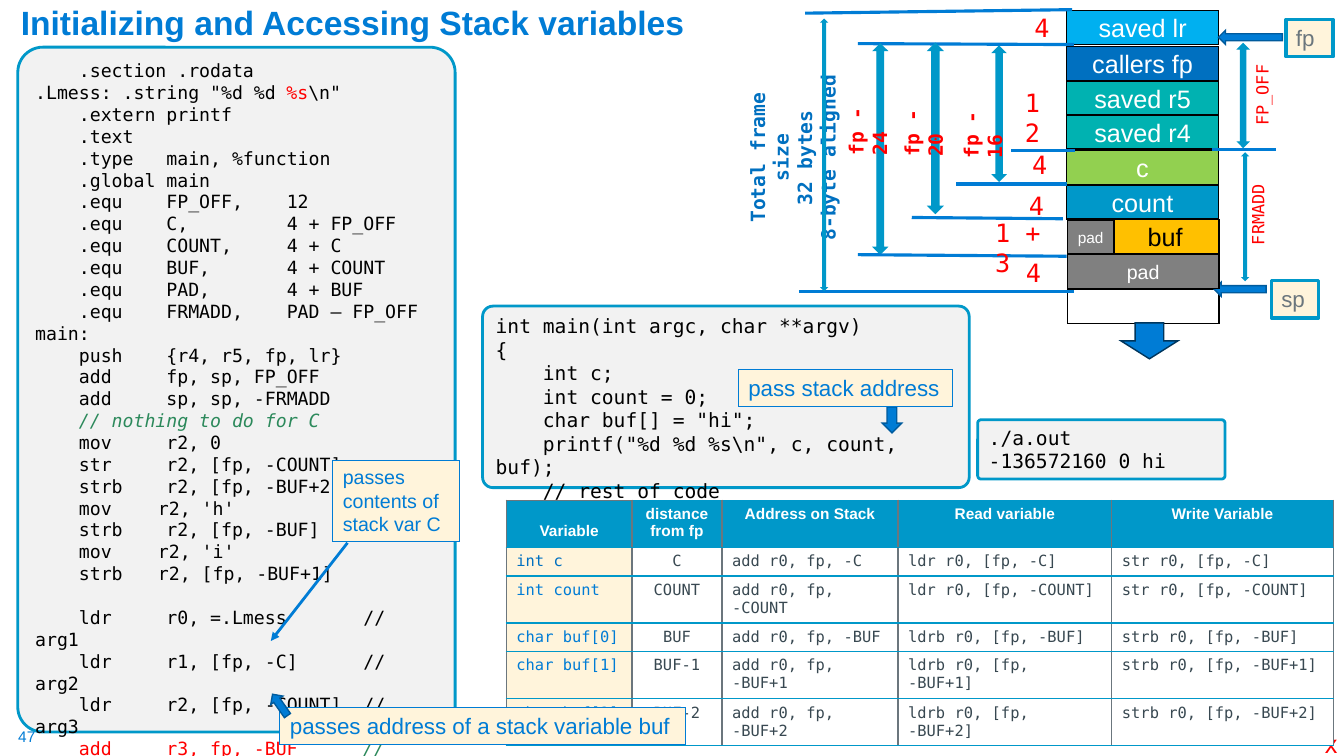
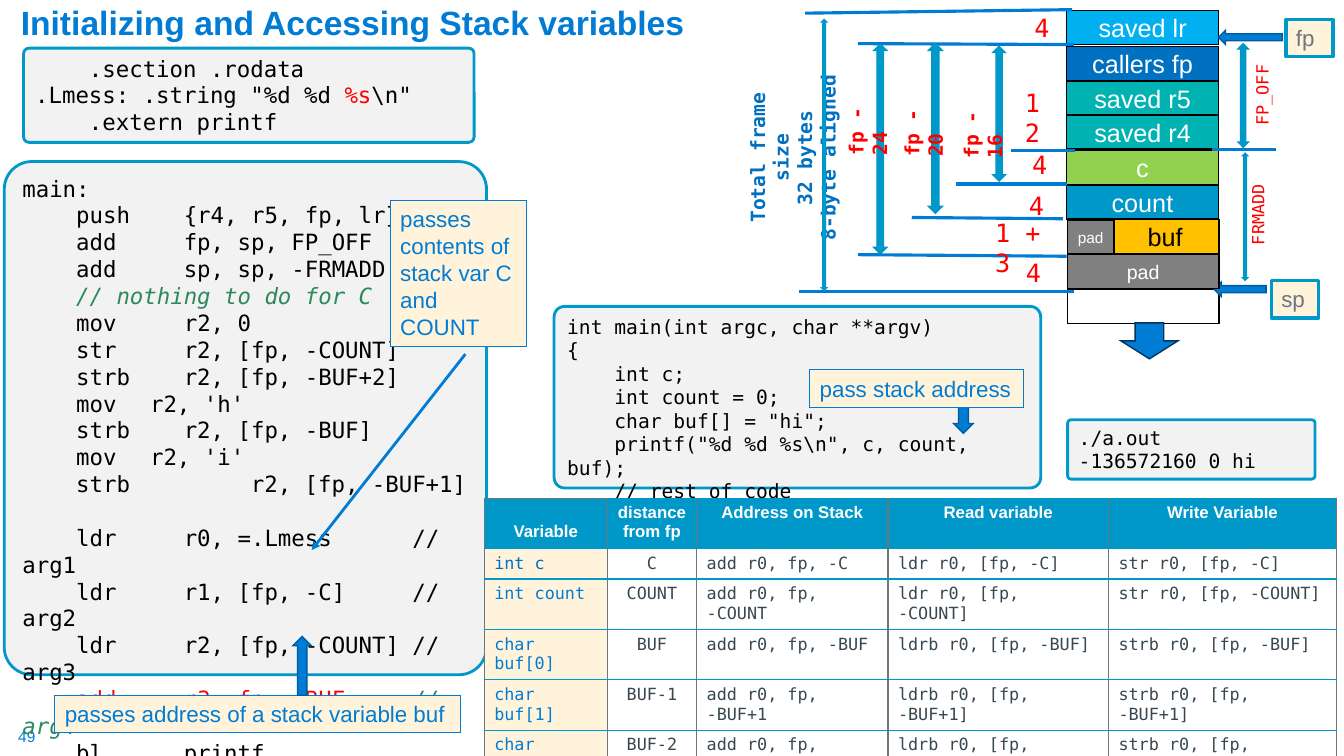
Before and after one commit to cse30-sp24/Muller-Slides, a slide deck: slide 49 of 07-Arm-Part4.pptx (slide 47 before the commit). Drawn at 1344x756 pixels with LibreOffice and Linux fonts; fonts in the diff are those of the drawing. Boxes give left, top, right and bottom in pixels: in the first picture for what was removed or moved away, otherwise in the second. Text is boxed around its words. In the diff, an @@ line names an element or a change of style, - is before the commit and + after.

```diff
--- a/07-Arm-Part4.pptx
+++ b/07-Arm-Part4.pptx
@@ rounded rectangle added at (x1=23, y1=48, x2=474, y2=143), fill #F2F2F2, outline #0098C9 2 pt, 16 pt, text #000000 @@
+.section .rodata
+.Lmess: .string "%d %d %s\n"
+.extern printf
@@ text in rounded rectangle at (x1=35, y1=63, x2=418, y2=322): paragraphs removed @@
-.section .rodata
-.Lmess: .string "%d %d %s\n"
-.extern printf
-.text
-.type main, %function
-.global main
-.equ FP_OFF, 12
-.equ C, 4 + FP_OFF
-.equ COUNT, 4 + C
-.equ BUF, 4 + COUNT
-.equ PAD, 4 + BUF
-.equ FRMADD, PAD – FP_OFF
@@ rounded rectangle "main:" resized from (x1=18, y1=47, x2=456, y2=732) to (x1=4, y1=161, x2=486, y2=675) @@
@@ rounded rectangle "main:" at (x1=4, y1=161, x2=486, y2=675): size 13 to 16 pt @@
@@ rectangle "passes contents of stack var ..." resized from (x1=333, y1=461, x2=460, y2=542) to (x1=390, y1=201, x2=527, y2=347) @@
@@ text in rectangle at (x1=400, y1=215, x2=512, y2=336): text changed; size 14 to 16 pt @@
-passes contents of stack var C
+passes contents of stack var C and COUNT
@@ arrow moved from (348, 543) - (271, 641) to (466, 354) - (312, 551) @@
@@ 1 rounded rectangle, 1 rectangle, 1 left arrow moved together from (x1=483, y1=307, x2=970, y2=488) to (x1=555, y1=307, x2=1042, y2=488) @@
@@ rounded rectangle "./a.out" moved from (x1=978, y1=419, x2=1225, y2=479) to (x1=1068, y1=419, x2=1315, y2=479) @@
@@ table at (x1=484, y1=498, x2=1337, y2=756) @@
@@ size 11 to 12 pt @@
@@ table resized from (x1=506, y1=500, x2=1334, y2=742) to (x1=484, y1=498, x2=1337, y2=756) @@
@@ left arrow at (x1=293, y1=637, x2=312, y2=695): rotation 55 to 90 degrees @@
@@ rectangle "passes address of a stack ..." moved from (x1=280, y1=708, x2=686, y2=745) to (x1=54, y1=696, x2=460, y2=733) @@
@@ page number at (x1=18, y1=729, x2=35, y2=742): text changed @@
-47
+49
```
Also in this commit, not shown: 8 other slides changed, 2 slides added, 3 other files.
